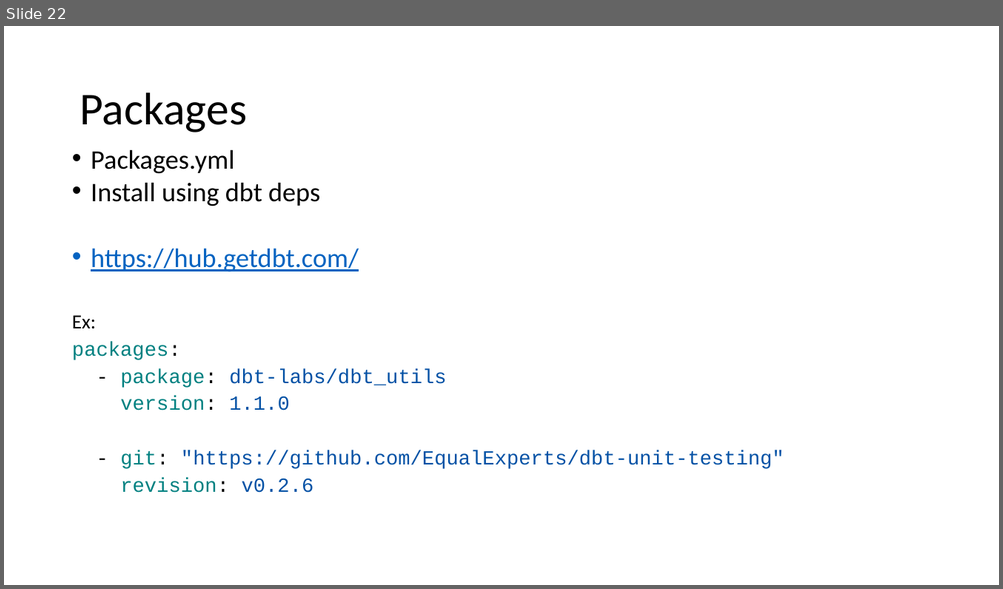
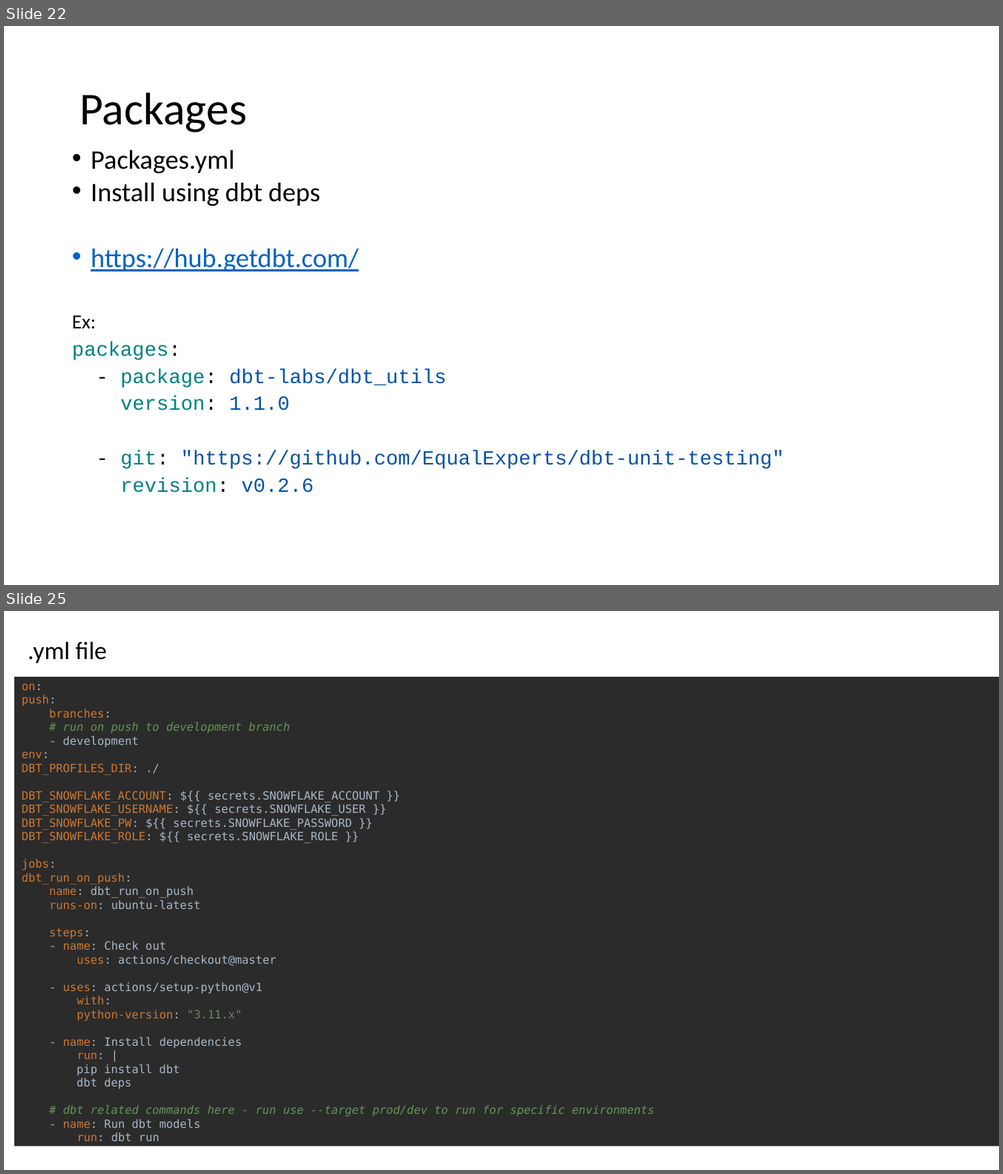
Before and after one commit to Amar-AIcloud/dbt_snowflake, a slide deck: DBT training.pptx. Shown one above the other, each under a label of ours: slide 22 before the commit, slides 22 and 25 after it; the slides between them are not shown. The pictures are 1003x589 and 1003x1174 pixels, drawn with LibreOffice and Linux fonts; fonts in the diff are those of the drawing. Boxes give left, top, right and bottom in pixels: in the first picture for what was removed or moved away, otherwise in the second. Text is boxed around its words. In the diff, an @@ line names an element or a change of style, - is before the commit and + after.

Commit message:
setup github actions

```diff
--- a/DBT training.pptx
+++ b/DBT training.pptx
@@ slide 25 added at bbox=[4, 611, 999, 1170], background #FFFFFF @@
@@ text added at bbox=[28, 641, 107, 664], 24 pt, text #000000 @@
+.yml file
@@ text added at bbox=[14, 673, 999, 1150], fill #2B2B2B, 11 pt, text #A9B7C6 @@
+on:
+push:
+branches:
+# run on push to development branch
+- development
+env:
+DBT_PROFILES_DIR: ./
+DBT_SNOWFLAKE_ACCOUNT: ${{ secrets.SNOWFLAKE_ACCOUNT }}
+DBT_SNOWFLAKE_USERNAME: ${{ secrets.SNOWFLAKE_USER }}
+DBT_SNOWFLAKE_PW: ${{ secrets.SNOWFLAKE_PASSWORD }}
+DBT_SNOWFLAKE_ROLE: ${{ secrets.SNOWFLAKE_ROLE }}
+jobs:
+dbt_run_on_push:
+name: dbt_run_on_push
+runs-on: ubuntu-latest
+steps:
+- name: Check out
+uses: actions/checkout@master
+- uses: actions/setup-python@v1
+with:
+python-version: "3.11.x"
+- name: Install dependencies
+run: |
+pip install dbt
+dbt deps
+# dbt related commands here - run use --target prod/dev to run for specific environments
+- name: Run dbt models
+run: dbt run
```
Also in this commit, not shown: 2 other slides added, 3 other files.
